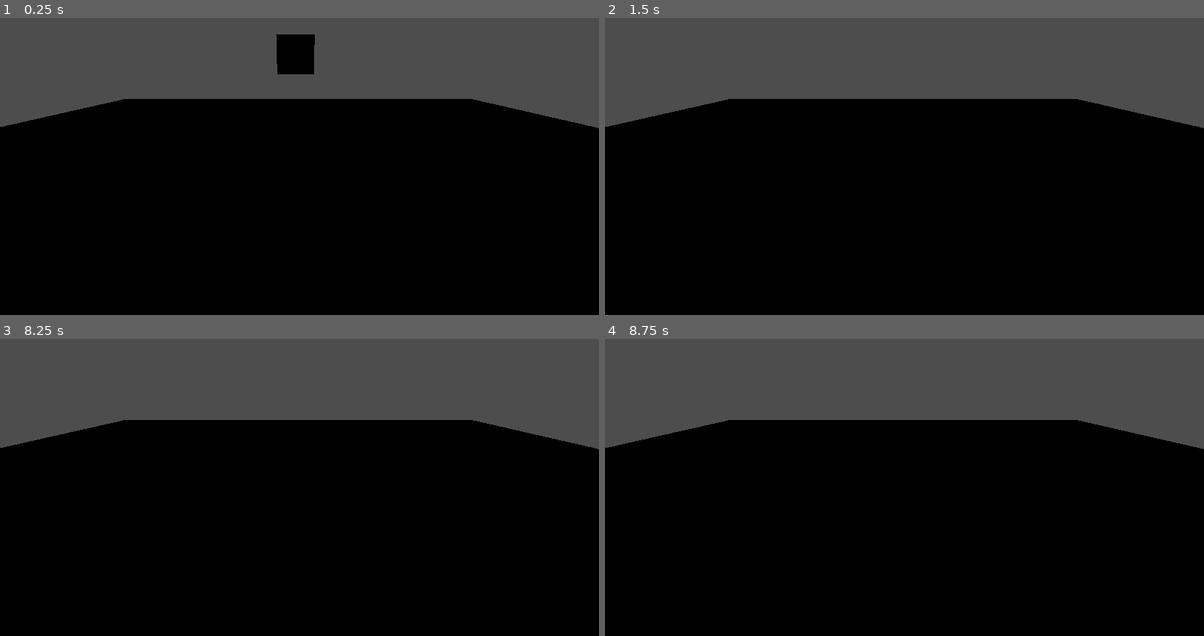
Above: before the commit, frames 1-4 (two rows, left to right).
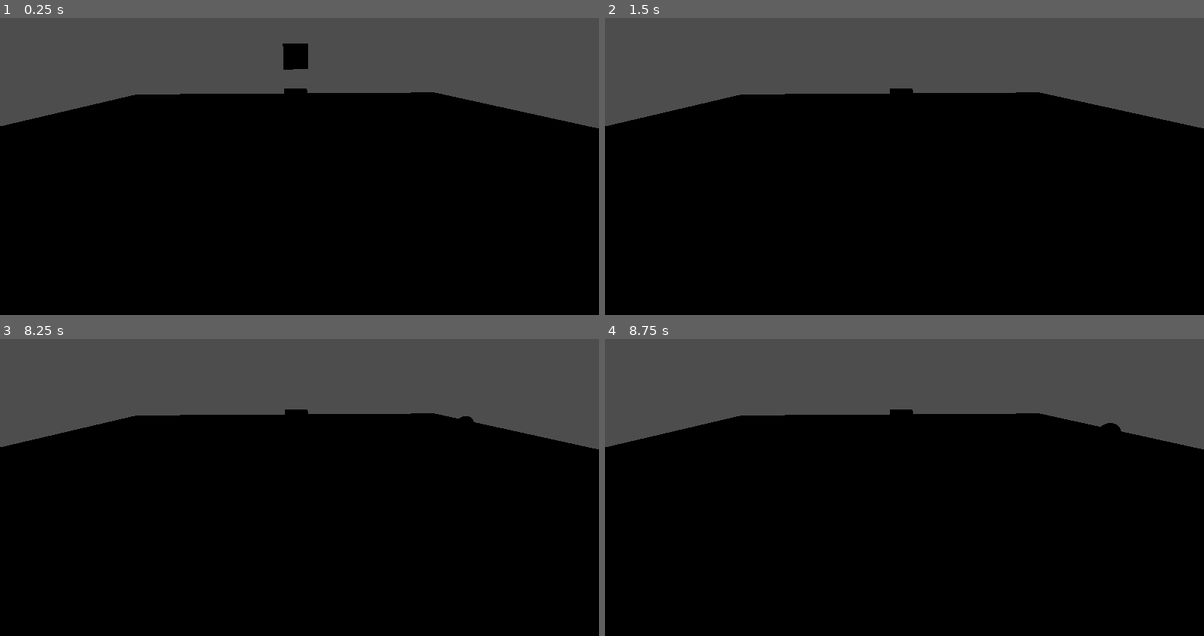
Above: after the commit, the same moments.

Repository: MateuszBlach/PiPG_L
Game: Godot game, scene res://level.tscn
The game is run twice, just before and just after one commit, with the same random seed, the same clock (stepped at 60 frames per second) and the same inputs. The project has no main scene, so this scene is started directly.
Inputs:
- Up to frame 1 (0.25 s): no input
- Up to frame 2 (1.5 s): hold D (ui_right, bound only after the commit) 0.53-1.28 s; tap Enter at 1.25 s; hold S (ui_down, bound only after the commit) from 1.28 s (still down)
- Up to frame 3 (8.25 s): tap Space at 2, 4.25, 5.75 s; release S (ui_down, bound only after the commit) at 2.03 s; hold D (ui_right, bound only after the commit) 2.03-2.78 s; tap Enter at 2.75, 5 s; hold W (ui_up, bound only after the commit) 2.78-3.53 s; hold A (ui_left, bound only after the commit) 3.53-5.03 s; hold S (ui_down, bound only after the commit) 5.03-5.78 s; hold D (ui_right, bound only after the commit) 5.78-6.53 s; hold W (ui_up, bound only after the commit) 6.53-7.28 s; hold D (ui_right, bound only after the commit) 7.28-8.03 s; hold S (ui_down, bound only after the commit) from 8.03 s (still down)
- Up to frame 4 (8.75 s): keep holding S (ui_down, bound only after the commit)

The runs differ from the first frame. In frame 1, 1.7% of the frame differs, in the area x 0-100%, y 5-38%; in frame 2, 1.2%; in frame 3, 1.3%; in frame 4, 1.3%.
Error before the commit: Invalid type in utility function "lerp()". Cannot convert argument 2 from int to float. (res://scripts/steve.gd:17)

Commit message:
lab3 3/8

Diff:
--- a/lab3/assets/steve.tscn
+++ b/lab3/assets/steve.tscn
@@ -1,8 +1,12 @@
-[gd_scene load_steps=3 format=3 uid="uid://crsekhv2okid3"]
+[gd_scene load_steps=4 format=3 uid="uid://crsekhv2okid3"]
 
 [sub_resource type="BoxShape3D" id="BoxShape3D_4wnxn"]
 
+[sub_resource type="StandardMaterial3D" id="StandardMaterial3D_8ui1n"]
+albedo_color = Color(1, 0.294118, 1, 1)
+
 [sub_resource type="SphereMesh" id="SphereMesh_xd7kx"]
+material = SubResource("StandardMaterial3D_8ui1n")
 
 [node name="Steve" type="CharacterBody3D"]
 
--- a/lab3/level.tscn
+++ b/lab3/level.tscn
@@ -10,7 +10,11 @@
 [sub_resource type="BoxShape3D" id="BoxShape3D_0k25a"]
 size = Vector3(30, 1, 30)
 
+[sub_resource type="StandardMaterial3D" id="StandardMaterial3D_7bit1"]
+albedo_color = Color(0.673518, 0.49465, 0.0424638, 1)
+
 [sub_resource type="BoxMesh" id="BoxMesh_n4ei1"]
+material = SubResource("StandardMaterial3D_7bit1")
 size = Vector3(30, 1, 30)
 
 [node name="Level" type="Node3D"]
@@ -34,7 +38,7 @@
 mesh = SubResource("BoxMesh_r82l3")
 
 [node name="Camera3D" type="Camera3D" parent="."]
-transform = Transform3D(1, 0, 0, 0, 0.948567, 0.316576, 0, -0.316576, 0.948567, 0.105233, 3.73005, 7.85356)
+transform = Transform3D(-0.998595, -0.016778, 0.0502725, 8.44686e-09, 0.948567, 0.316576, -0.0529983, 0.316131, -0.947234, 0.432558, 3.73005, -11.6396)
 fov = 65.7235
 
 [node name="Floor" type="StaticBody3D" parent="."]
--- a/lab3/project.godot
+++ b/lab3/project.godot
@@ -13,3 +13,34 @@
 config/name="Godot Basic Move and Dodge Game"
 config/features=PackedStringArray("4.2", "Forward Plus")
 config/icon="res://icon.svg"
+
+[input]
+
+ui_left={
+"deadzone": 0.5,
+"events": [Object(InputEventKey,"resource_local_to_scene":false,"resource_name":"","device":0,"window_id":0,"alt_pressed":false,"shift_pressed":false,"ctrl_pressed":false,"meta_pressed":false,"pressed":false,"keycode":65,"physical_keycode":0,"key_label":0,"unicode":0,"echo":false,"script":null)
+, Object(InputEventJoypadButton,"resource_local_to_scene":false,"resource_name":"","device":0,"button_index":13,"pressure":0.0,"pressed":false,"script":null)
+, Object(InputEventJoypadMotion,"resource_local_to_scene":false,"resource_name":"","device":0,"axis":0,"axis_value":-1.0,"script":null)
+]
+}
+ui_right={
+"deadzone": 0.5,
+"events": [Object(InputEventKey,"resource_local_to_scene":false,"resource_name":"","device":0,"window_id":0,"alt_pressed":false,"shift_pressed":false,"ctrl_pressed":false,"meta_pressed":false,"pressed":false,"keycode":68,"physical_keycode":0,"key_label":0,"unicode":0,"echo":false,"script":null)
+, Object(InputEventJoypadButton,"resource_local_to_scene":false,"resource_name":"","device":0,"button_index":14,"pressure":0.0,"pressed":false,"script":null)
+, Object(InputEventJoypadMotion,"resource_local_to_scene":false,"resource_name":"","device":0,"axis":0,"axis_value":1.0,"script":null)
+]
+}
+ui_up={
+"deadzone": 0.5,
+"events": [Object(InputEventJoypadButton,"resource_local_to_scene":false,"resource_name":"","device":0,"button_index":11,"pressure":0.0,"pressed":false,"script":null)
+, Object(InputEventJoypadMotion,"resource_local_to_scene":false,"resource_name":"","device":0,"axis":1,"axis_value":-1.0,"script":null)
+, Object(InputEventKey,"resource_local_to_scene":false,"resource_name":"","device":0,"window_id":0,"alt_pressed":false,"shift_pressed":false,"ctrl_pressed":false,"meta_pressed":false,"pressed":false,"keycode":0,"physical_keycode":87,"key_label":0,"unicode":0,"echo":false,"script":null)
+]
+}
+ui_down={
+"deadzone": 0.5,
+"events": [Object(InputEventKey,"resource_local_to_scene":false,"resource_name":"","device":0,"window_id":0,"alt_pressed":false,"shift_pressed":false,"ctrl_pressed":false,"meta_pressed":false,"pressed":false,"keycode":83,"physical_keycode":0,"key_label":0,"unicode":0,"echo":false,"script":null)
+, Object(InputEventJoypadButton,"resource_local_to_scene":false,"resource_name":"","device":0,"button_index":12,"pressure":0.0,"pressed":false,"script":null)
+, Object(InputEventJoypadMotion,"resource_local_to_scene":false,"resource_name":"","device":0,"axis":1,"axis_value":1.0,"script":null)
+]
+}
--- a/lab3/scripts/steve.gd
+++ b/lab3/scripts/steve.gd
@@ -1,28 +1,33 @@
 extends CharacterBody3D
 
 const SPEED = 6
+const ROTSPEED = 7
 
 func _ready():
 	pass
 
 func  _physics_process(delta):
 
-	if Input.is_action_just_pressed("ui_right") and Input.is_action_just_pressed("ui_left"):
+	if Input.is_action_pressed("ui_right") and Input.is_action_pressed("ui_left"):
 		velocity.x = 0
-	elif Input.is_action_just_pressed("ui_right"):
+	elif Input.is_action_pressed("ui_right"):
+		velocity.x = -SPEED
+		$MeshInstance3D.rotate_z(deg_to_rad(ROTSPEED))
+	elif Input.is_action_pressed("ui_left"):
 		velocity.x = SPEED
-	elif Input.is_action_just_pressed("ui_left"):
-		velocity.x = -SPEED
+		$MeshInstance3D.rotate_z(deg_to_rad(-ROTSPEED))
 	else:
-		velocity.x = lerp(velocity.x,0,0.1)
+		velocity.x = lerp(velocity.x,0.0,0.1)
 
-	if Input.is_action_just_pressed("ui_up") and Input.is_action_just_pressed("ui_down"):
+	if Input.is_action_pressed("ui_up") and Input.is_action_pressed("ui_down"):
 		velocity.z = 0
-	elif Input.is_action_just_pressed("ui_up"):
+	elif Input.is_action_pressed("ui_up"):
 		velocity.z = SPEED
-	elif Input.is_action_just_pressed("ui_down"):
+		$MeshInstance3D.rotate_x(deg_to_rad(-ROTSPEED))
+	elif Input.is_action_pressed("ui_down"):
 		velocity.z = -SPEED
+		$MeshInstance3D.rotate_x(deg_to_rad(ROTSPEED))
 	else:
-		velocity.z = lerp(velocity.z,0,0.1)
+		velocity.z = lerp(velocity.z,0.0,0.1)
 
 	move_and_slide()
Not shown, added: lab3/imports/playerball.gltf
Not shown, added: lab3/imports/playerball.gltf.import
Not shown, added: lab3/imports/playerball_luxo.png.import
Not shown: 1 places in lab3/level.tscn that only renumber resources
